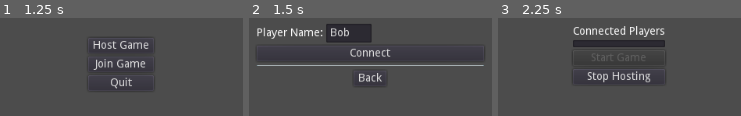
Above: before the commit, frames 1-3 (left to right).
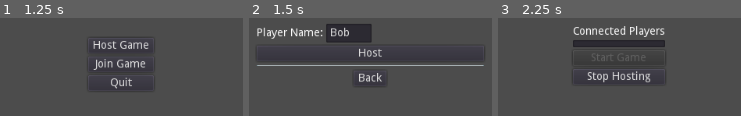
Above: after the commit, the same moments.

Repository: ssalanski/OhHell
Game: Godot game, scene res://MainMenu.tscn
Same seed, same stepped clock (60 frames per second), same inputs: the game is played once before the commit and once after it.
Inputs (mouse positions are in pixels of both pictures, inside the frame that each line leads up to):
- Up to frame 1 (1.25 s): tap Enter at 0.5 s; move the mouse to (outside the picture) at 0.52 s; click (outside the picture) at 0.67 s
- Up to frame 2 (1.5 s): click "Host Game" at 1.25 s
- Up to frame 3 (2.25 s): click "Connect" (after the commit: "Host") at 2 s

Frame 1 is identical in both runs. In frame 2, 0.8% of the frame differs, in the area x 41-59%, y 30-40%; in frame 3, nothing differs.

Commit message:
fix host button text

Diff:
--- a/MainMenu.tscn
+++ b/MainMenu.tscn
@@ -150,7 +150,7 @@
 margin_right = 291.0
 margin_bottom = 76.0
 size_flags_horizontal = 5
-text = "Connect"
+text = "Host"
 
 [node name="HSeparator" type="HSeparator" parent="HostServerMenu"]
 margin_top = 80.0
